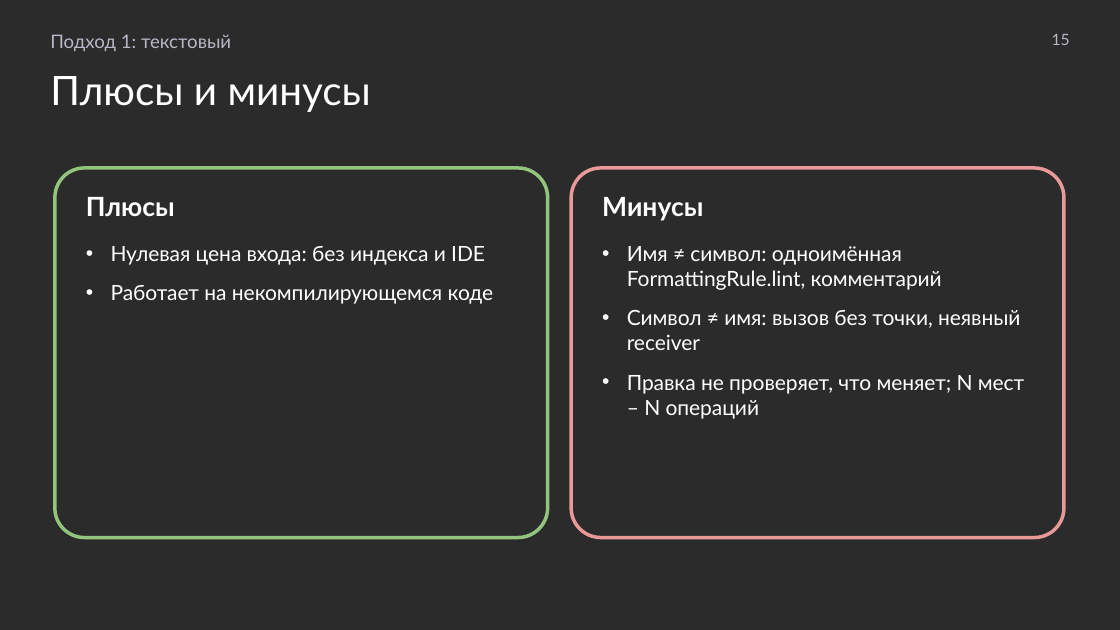
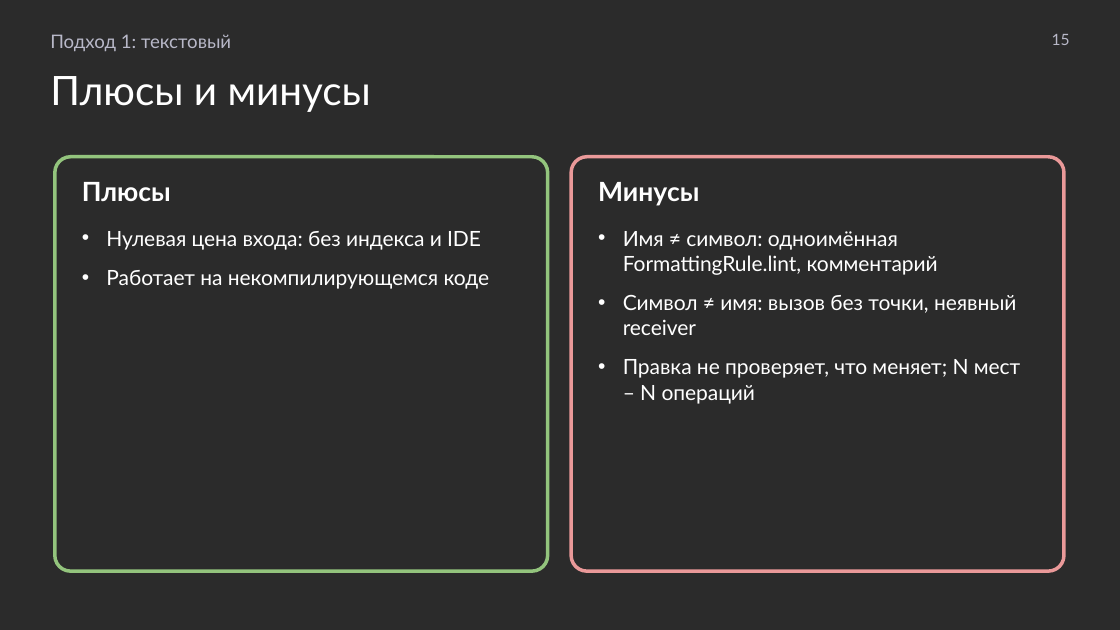
Before and after one commit to MchKosticyn/ide-refactoring-in-ai-agents, a slide deck: slide 15 of Доклад_ Рефакторинг в ИИ-агентах.pptx. Drawn at 1120x630 pixels with LibreOffice and Linux fonts; fonts in the diff are those of the drawing; background and template pictures are left out; a plain dark background stands for a picture behind light text. Boxes give left, top, right and bottom in pixels: in the first picture for what was removed or moved away, otherwise in the second. Text is boxed around its words. In the diff, an @@ line names an element or a change of style, - is before the commit and + after.

Commit message:
Uniform corner radius for cards and pictures; bias slides: full-width screenshots, captions trimmed; Veai slide moved before engine demo; LSP/engine pros-cons as lists; wording fixes; MCP IDEA facts

```diff
--- a/Доклад_ Рефакторинг в ИИ-агентах.pptx
+++ b/Доклад_ Рефакторинг в ИИ-агентах.pptx
@@ rounded rectangle "Плюсы": place and size @@
-rounded rectangle "Плюсы" at bbox=[55, 168, 548, 538]
+rounded rectangle "Плюсы" at bbox=[55, 157, 548, 571]
@@ rounded rectangle "Плюсы" at bbox=[55, 157, 548, 571]: proportions changed @@
@@ rounded rectangle "Минусы" at bbox=[571, 157, 1064, 571]: proportions changed @@
@@ rounded rectangle "Минусы": place and size @@
-rounded rectangle "Минусы" at bbox=[571, 168, 1064, 538]
+rounded rectangle "Минусы" at bbox=[571, 157, 1064, 571]
```
Also in this commit, not shown: 32 other slides changed, 6 other files.
